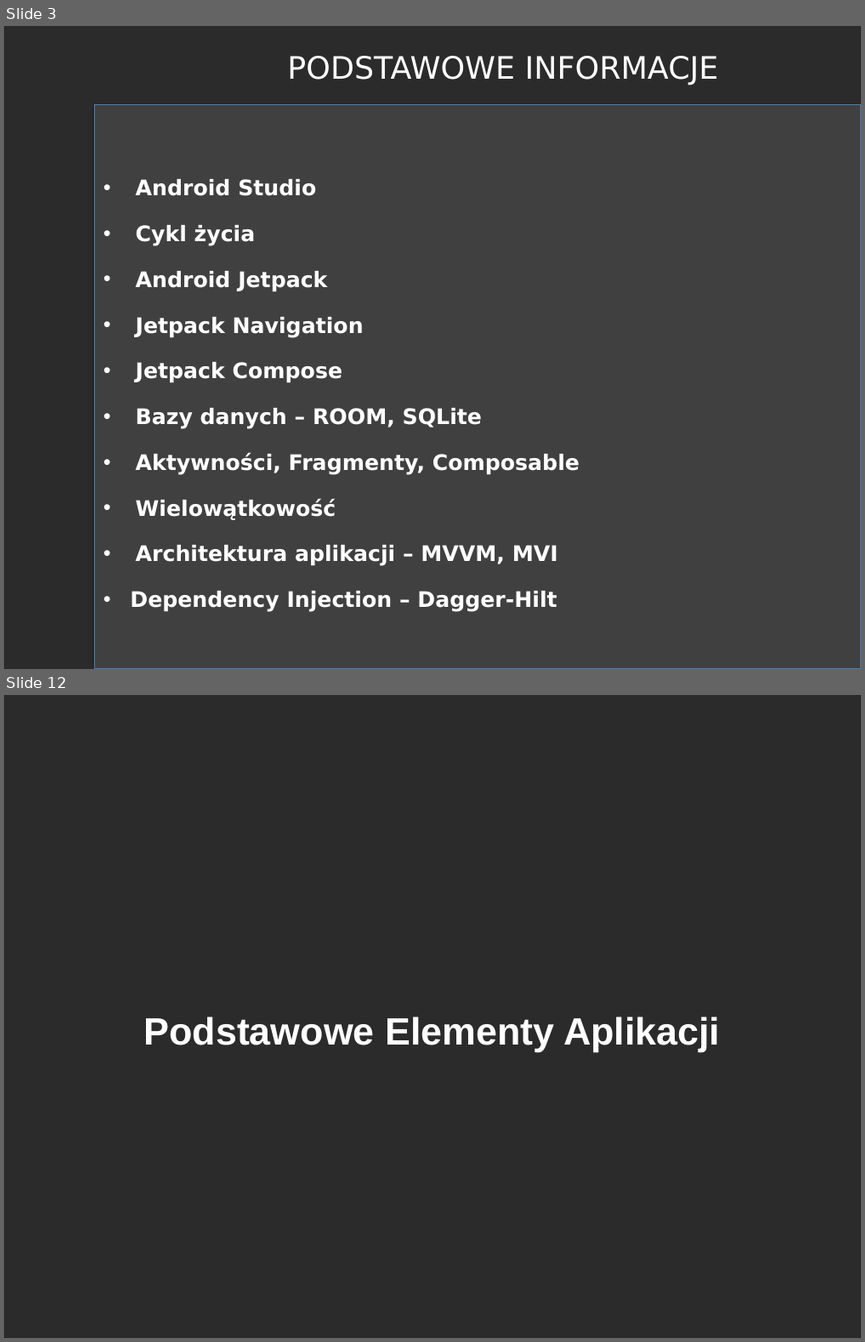
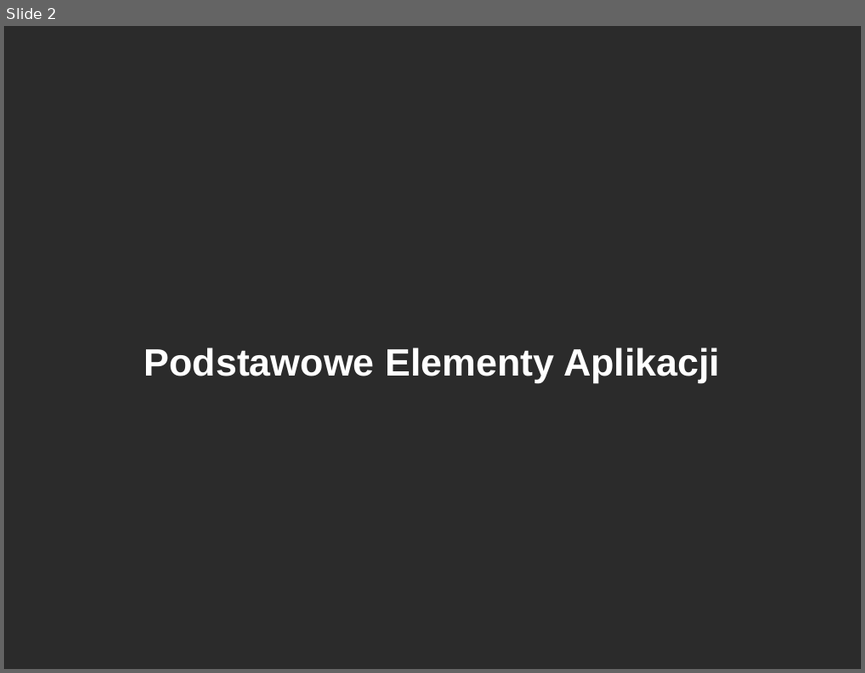
Before and after one commit to RafLew84/PUM, a slide deck: 2023-2024/Wyk/Wyklad1.pptx. Shown one above the other, each under a label of ours: slides 3 and 12 before the commit, slide 2 after it; the slides between them are not shown. The pictures are 865x1342 and 865x673 pixels, drawn with LibreOffice and Linux fonts; fonts in the diff are those of the drawing; background and template pictures are left out; a plain dark background stands for a picture behind light text. Boxes give left, top, right and bottom in pixels: in the first picture for what was removed or moved away, otherwise in the second. Text is boxed around its words. In the diff, an @@ line names an element or a change of style, - is before the commit and + after.

```diff
--- a/2023-2024/Wyk/Wyklad1.pptx
+++ b/2023-2024/Wyk/Wyklad1.pptx
@@ slide 3 removed at <box>4,26,861,669</box>, background picture (left out) @@
@@ text removed at <box>287,56,719,85</box> @@
-PODSTAWOWE INFORMACJE
@@ rectangle removed at <box>95,105,861,669</box> @@
-• Android Studio
-• Cykl życia
-• Android Jetpack
-• Jetpack Navigation
-• Jetpack Compose
-• Bazy danych – ROOM, SQLite
-• Aktywności, Fragmenty, Composable
-• Wielowątkowość
-• Architektura aplikacji – MVVM, MVI
-• Dependency Injection – Dagger-Hilt
@@ what was slide 12 is now slide 2 @@
```
Also in this commit, not shown: 1 slide changed, 9 other slides removed, 4 other files.
